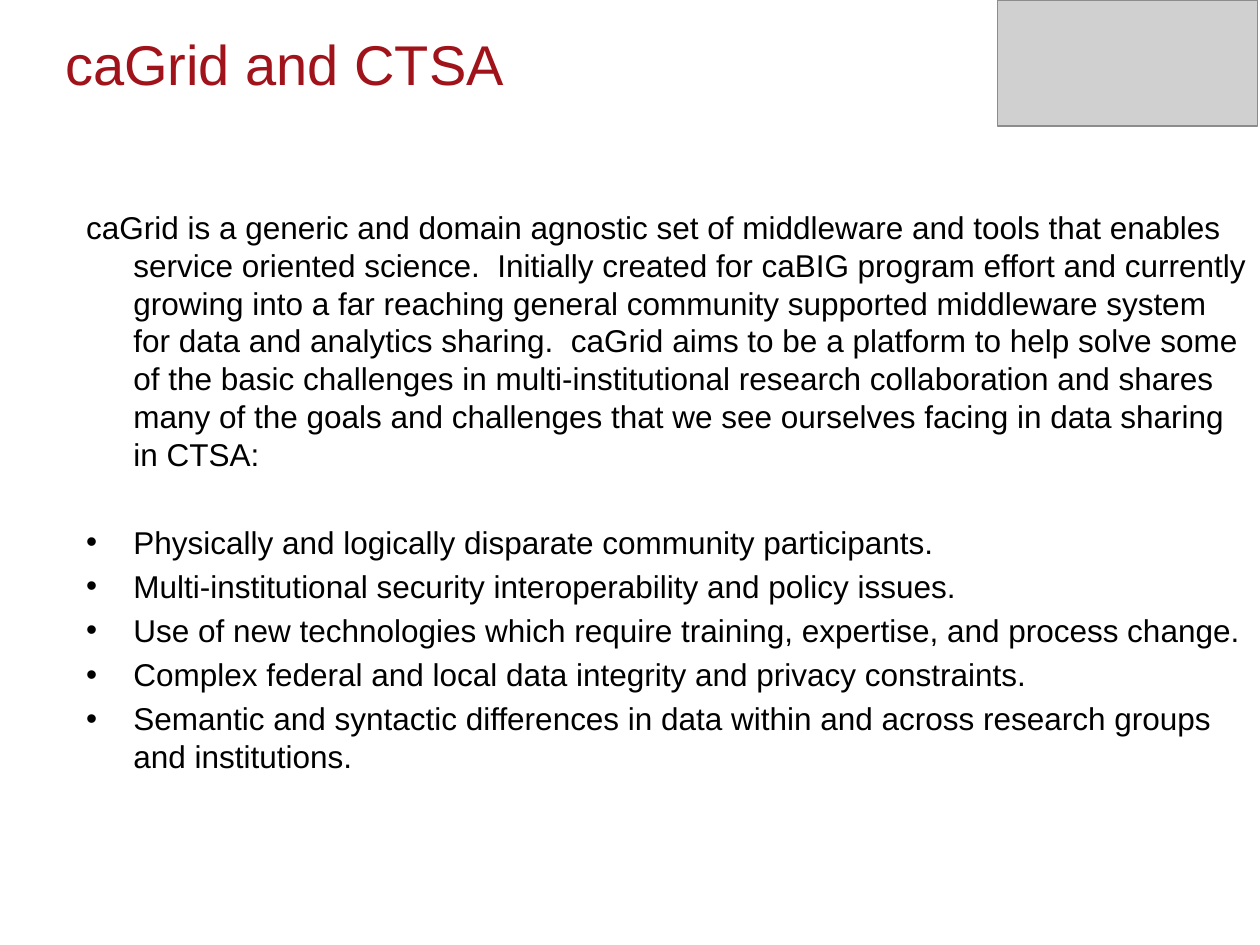
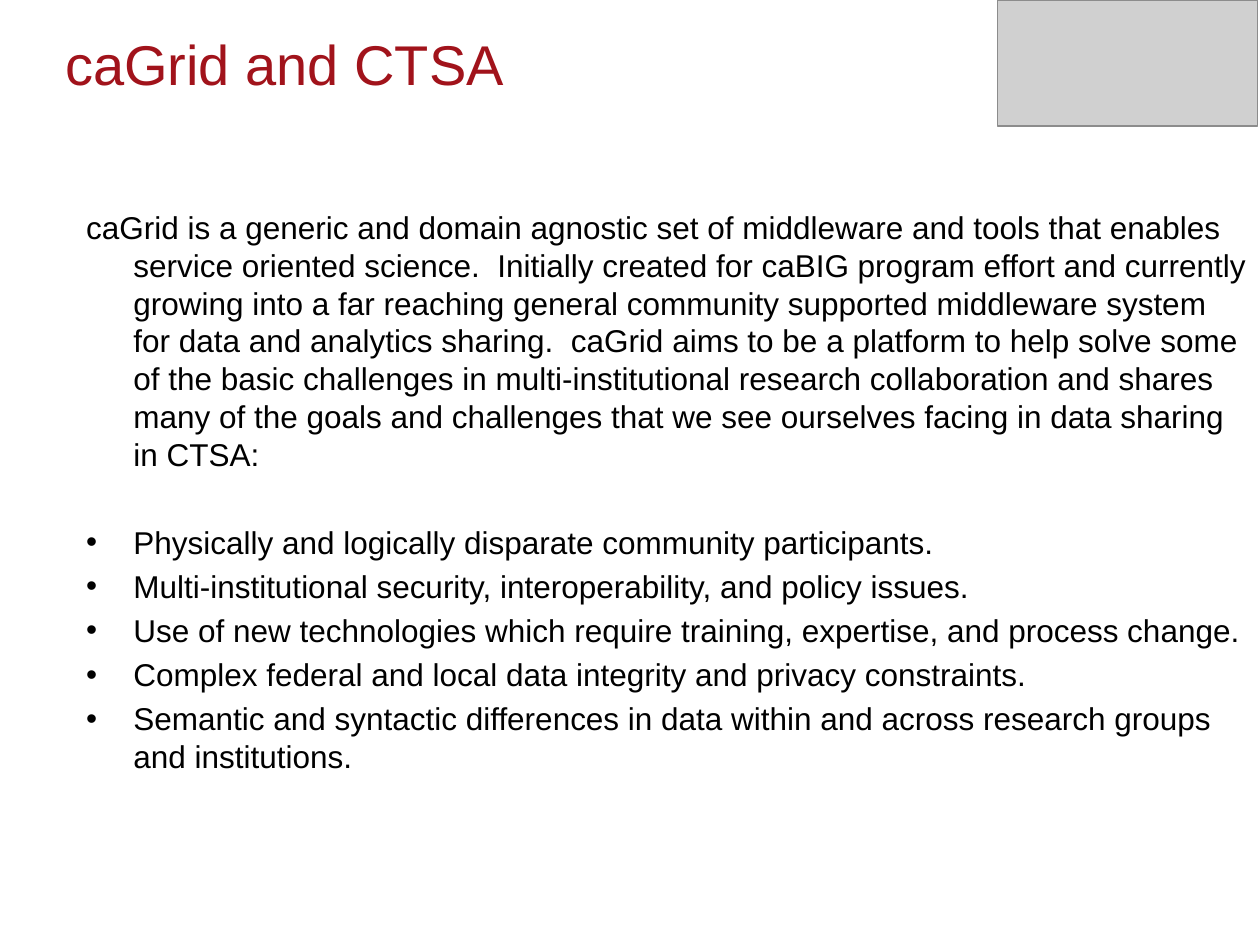
Before and after one commit to NCIP/cagrid-docs, a slide deck: slide 3 of general/presentations/200910_VCDE_ARCH/Adopting-Adapting-caGrid.pptx. Drawn at 1260x945 pixels with LibreOffice and Linux fonts; fonts in the diff are those of the drawing; grey boxes stand for pictures; background and template pictures are left out. Boxes give left, top, right and bottom in pixels: in the first picture for what was removed or moved away, otherwise in the second. Text is boxed around its words. In the diff, an @@ line names an element or a change of style, - is before the commit and + after.

```diff
--- a/general/presentations/200910_VCDE_ARCH/Adopting-Adapting-caGrid.pptx
+++ b/general/presentations/200910_VCDE_ARCH/Adopting-Adapting-caGrid.pptx
@@ text at <box>133,575,969,604</box>: text changed @@
-• Multi-institutional security interoperability and policy issues.
+• Multi-institutional security, interoperability, and policy issues.
```
Also in this commit, not shown: 4 other slides changed, 5 slides added, 13 slides removed.
